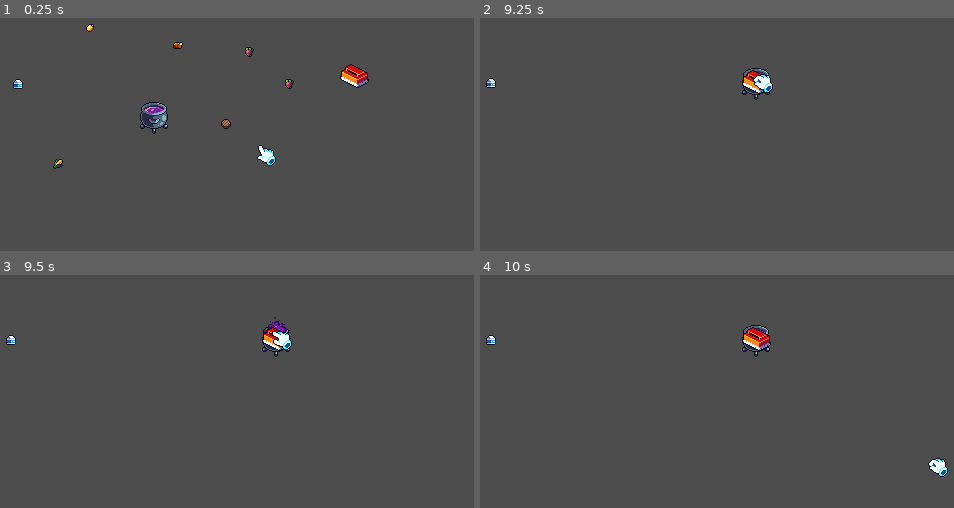
Above: before the commit, frames 1-4 (two rows, left to right).
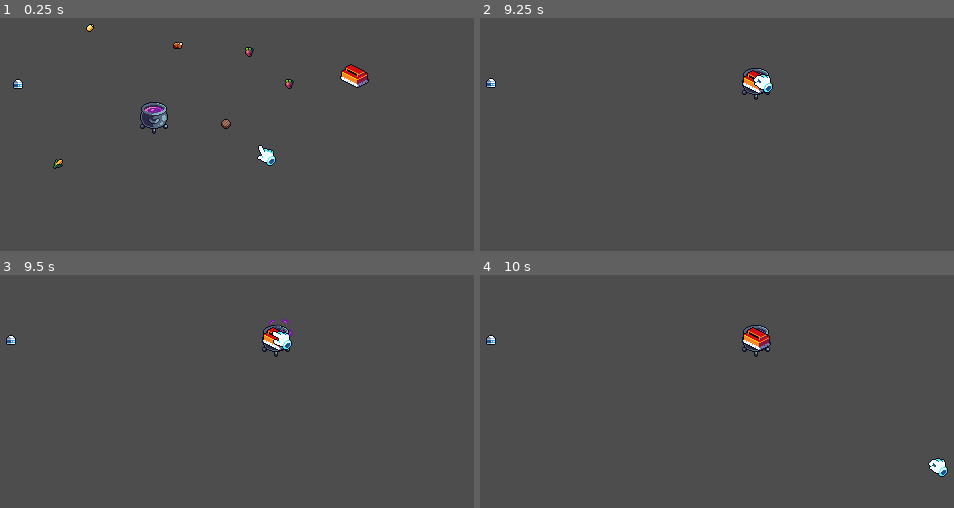
Above: after the commit, the same moments.

Repository: ChewieCB/LunasStory
Game: Godot game, scene res://src/stages/main/MainStage.tscn
Two runs of this game, one before a commit and one after it. Both use one fixed random seed, a clock stepped at 60 frames per second and the inputs below.
Inputs (mouse positions are in pixels of both pictures, inside the frame that each line leads up to):
- Up to frame 1 (0.25 s): no input
- Up to frame 2 (9.25 s): tap Enter at 0.5, 2.75, 8.75 s; drag from (745, 155) to (731, 52) at 0.52 s; drag from (731, 52) to (712, 227) at 1.27 s; tap Space at 2, 5.75 s; move the mouse to (769, 83) at 2.02 s; press the mouse at (769, 83) at 2.03 s; release the mouse at (769, 83) at 2.75 s; drag from (707, 122) to (707, 227) at 2.77 s; drag from (660, 43) to (707, 227) at 3.52 s; drag from (570, 27) to (707, 227) at 4.27 s; move the mouse to (498, 83) at 5.02 s; press the mouse at (498, 83) at 5.03 s; release the mouse at (498, 83) at 5.75 s; drag from (536, 164) to (707, 227) at 5.77 s; drag from (631, 115) to (707, 227) at 6.52 s; drag from (835, 76) to (707, 227) at 7.27 s; move the mouse to (811, 76) at 8.02 s; press the mouse at (811, 76) at 8.03 s; release the mouse at (811, 76) at 8.75 s; drag from (712, 227) to (764, 83) at 8.77 s
- Up to frame 3 (9.5 s): no input
- Up to frame 4 (10 s): move the mouse to (939, 466) at 9.52 s; press the mouse at (939, 466) at 9.53 s

Frames 1-2 are identical in both runs. In frame 3, 0.2% of the frame differs, in the area x 55-62%, y 18-28%; in frame 4, nothing differs.

Commit message:
Swapped out particle effects for ingredient consume

Diff:
--- a/src/components/Particles/ParticlesComponent.tscn
+++ b/src/components/Particles/ParticlesComponent.tscn
@@ -1,19 +1,18 @@
 [gd_scene load_steps=5 format=3 uid="uid://twux0snbpc37"]
 
 [ext_resource type="Script" path="res://src/components/Particles/particles_component.gd" id="1_dkdxa"]
-[ext_resource type="Texture2D" uid="uid://dcl2140ic36pw" path="res://assets/particles/potion/UI potion cloud.png" id="2_v22hj"]
+[ext_resource type="Texture2D" uid="uid://cdqvrwbq7ocl7" path="res://assets/particles/poof sheet.png" id="2_roo8k"]
 
 [sub_resource type="CanvasItemMaterial" id="CanvasItemMaterial_3pxd2"]
 particles_animation = true
-particles_anim_h_frames = 4
+particles_anim_h_frames = 8
 particles_anim_v_frames = 1
 particles_anim_loop = false
 
 [sub_resource type="ParticleProcessMaterial" id="ParticleProcessMaterial_b1ykx"]
 particle_flag_disable_z = true
+emission_shape_offset = Vector3(4, 0, 0)
 gravity = Vector3(0, 0, 0)
-scale_min = 0.2
-scale_max = 0.2
 anim_speed_min = 0.7
 anim_speed_max = 0.7
 
@@ -25,8 +24,9 @@
 emitting = false
 amount = 1
 process_material = SubResource("ParticleProcessMaterial_b1ykx")
-texture = ExtResource("2_v22hj")
+texture = ExtResource("2_roo8k")
 lifetime = 0.3
 one_shot = true
 explosiveness = 0.71
 randomness = 0.25
+trail_lifetime = 0.5
--- a/src/entities/interactible_object/InteractibleObject.tscn
+++ b/src/entities/interactible_object/InteractibleObject.tscn
@@ -12,9 +12,8 @@
 [sub_resource type="CircleShape2D" id="CircleShape2D_gvquo"]
 radius = 16.0
 
-[node name="InteractibleObject" type="Node2D" node_paths=PackedStringArray("hitbox_component", "selectable_component", "grabbable_component", "follow_component", "sprite")]
+[node name="InteractibleObject" type="Node2D" node_paths=PackedStringArray("selectable_component", "grabbable_component", "follow_component", "sprite")]
 script = ExtResource("1_dessu")
-hitbox_component = NodePath("")
 selectable_component = NodePath("SelectableComponent")
 grabbable_component = NodePath("GrabbableComponent")
 follow_component = NodePath("MouseFollowComponent")
Binary file added: assets/particles/White puff effect sheet.png
Not shown, added: assets/particles/White puff effect sheet.png.import
Binary file added: assets/particles/dust large sheet.png
Not shown, added: assets/particles/dust large sheet.png.import
Binary file added: assets/particles/dust sheet.png
Not shown, added: assets/particles/dust sheet.png.import
Binary file added: assets/particles/ingredient drop thumb down sheet.png
Not shown, added: assets/particles/ingredient drop thumb down sheet.png.import
Binary file added: assets/particles/ingredient drop thumb up sheet.png
Not shown, added: assets/particles/ingredient drop thumb up sheet.png.import
Binary file added: assets/particles/poof sheet.png
Not shown, added: assets/particles/poof sheet.png.import
(and 4 more such lines)
